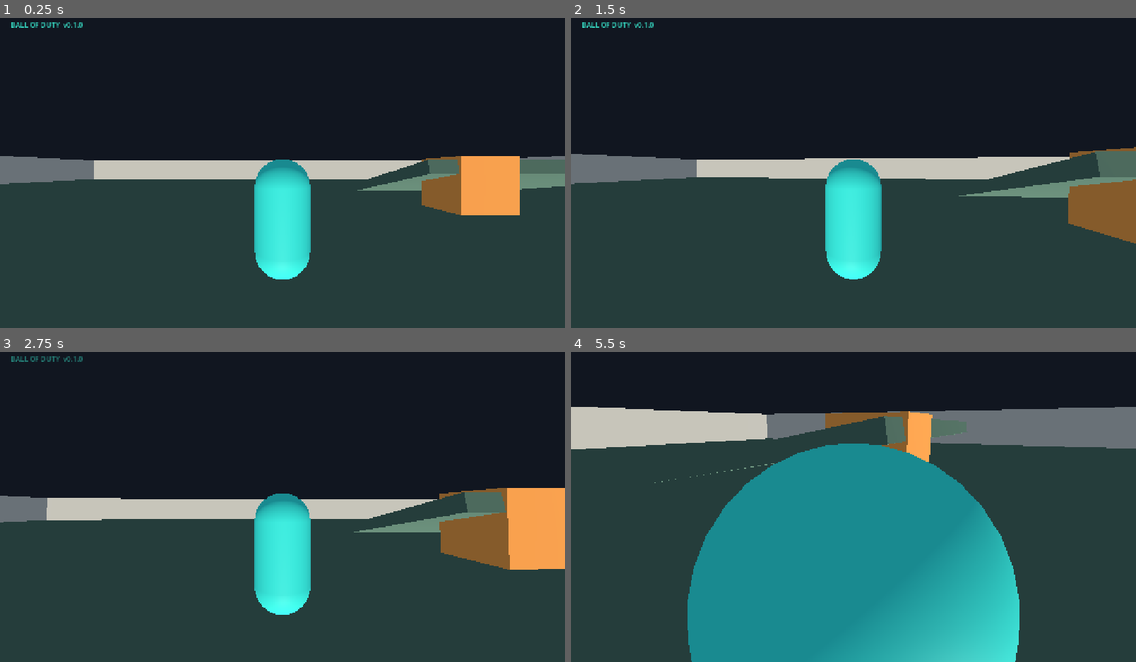
Above: before the commit, frames 1-4 (two rows, left to right).
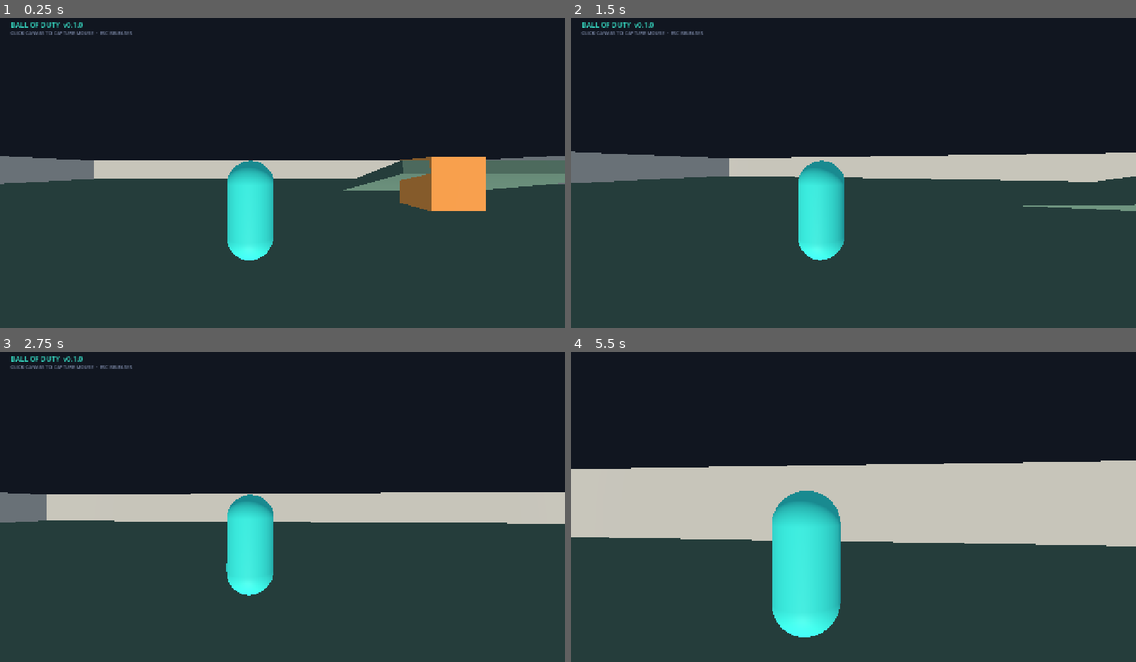
Above: after the commit, the same moments.

Repository: amirrezaalavi/ballofduty
Game: Godot game, scene res://scenes/main.tscn
Same seed, same stepped clock (60 frames per second), same inputs: the game is played once before the commit and once after it.
Inputs (mouse positions are in pixels of both pictures, inside the frame that each line leads up to):
- Up to frame 1 (0.25 s): no input
- Up to frame 2 (1.5 s): tap Enter at 0.5 s; move the mouse to (881, 166) at 0.52 s; hold W (move_forward) from 0.53 s (still down); click (881, 166) at 0.6 s; tap Space (jump) at 0.77 s; move the mouse to (825, 169) at 1.27 s; right-click (825, 169) at 1.35 s
- Up to frame 3 (2.75 s): keep holding W (move_forward); tap Space (jump) at 1.52 s; click (254, 503) at 1.55 s; move the mouse to (293, 497) at 2.02 s; click (293, 497) at 2.1 s
- Up to frame 4 (5.5 s): move the mouse to (847, 507) at 2.77 s; tap Tab (scoreboard) at 2.85 s; tap Space (jump) at 3.02, 3.77, 4.52 s; click (847, 507) at 3.05 s; move the mouse to (893, 507) at 3.52 s; hold Shift (sprint) 3.53-4.28 s; click (893, 507) at 3.8 s; tap Escape (pause) at 4.15 s; move the mouse to (684, 457) at 4.27 s; release W (move_forward) at 4.28 s; hold A (move_left) 4.28-5.03 s; click (684, 457) at 4.35 s; move the mouse to (859, 503) at 5.02 s; hold W (move_forward) from 5.03 s (still down); hold Right mouse button (aim) from 5.03 s (still down); click (859, 503) at 5.3 s

The runs differ from the first frame. In frame 1, 7.9% of the frame differs, in the area x 0-100%, y 4-85%; in frame 2, 10%; in frame 3, 13%; in frame 4, 64%, in the area x 0-100%, y 17-100%.

Commit message:
CP0: fix ramp collision, hurtbox extents, spring arm offset, pointer-lock gesture, netcode budgets

Diff:
--- a/project.godot
+++ b/project.godot
@@ -15,6 +15,7 @@
 run/main_scene="res://scenes/main.tscn"
 config/features=PackedStringArray("4.7", "GL Compatibility")
 config/icon="res://icon.svg"
+run/flush_stdout_on_print=true
 
 [display]
 
@@ -102,6 +103,7 @@
 [physics]
 
 common/physics_ticks_per_second=30
+common/physics_interpolation=true
 3d/default_gravity=22.0
 
 [rendering]
@@ -109,3 +111,4 @@
 renderer/rendering_method="gl_compatibility"
 renderer/rendering_method.mobile="gl_compatibility"
 environment/defaults/default_clear_color=Color(0.043137, 0.054902, 0.086275, 1)
+textures/vram_compression/import_s3tc_bptc=true
--- a/scenes/characters/player.tscn
+++ b/scenes/characters/player.tscn
@@ -5,6 +5,13 @@
 [sub_resource type="CapsuleShape3D" id="Capsule_body"]
 radius = 0.4
 height = 1.7
+
+[sub_resource type="CapsuleShape3D" id="Shape_hit_body"]
+radius = 0.4
+height = 1.2
+
+[sub_resource type="SphereShape3D" id="Shape_hit_head"]
+radius = 0.24
 
 [sub_resource type="CapsuleMesh" id="Mesh_body"]
 radius = 0.4
@@ -30,12 +37,14 @@
 transform = Transform3D(1, 0, 0, 0, 1, 0, 0, 0, 1, 0, 0.85, 0)
 shape = SubResource("Capsule_body")
 
-[node name="Mesh" type="MeshInstance3D" parent="."]
+[node name="Visual" type="Node3D" parent="."]
+
+[node name="Mesh" type="MeshInstance3D" parent="Visual"]
 transform = Transform3D(1, 0, 0, 0, 1, 0, 0, 0, 1, 0, 0.85, 0)
 mesh = SubResource("Mesh_body")
 material_override = SubResource("Mat_body")
 
-[node name="Face" type="MeshInstance3D" parent="."]
+[node name="Face" type="MeshInstance3D" parent="Visual"]
 transform = Transform3D(1, 0, 0, 0, 1, 0, 0, 0, 1, 0, 1.15, -0.34)
 mesh = SubResource("Mesh_body")
 material_override = SubResource("Mat_face")
@@ -48,7 +57,7 @@
 
 [node name="CollisionShape3D" type="CollisionShape3D" parent="BodyHurtbox"]
 transform = Transform3D(1, 0, 0, 0, 1, 0, 0, 0, 1, 0, 0.6, 0)
-shape = SubResource("Capsule_body")
+shape = SubResource("Shape_hit_body")
 
 [node name="HeadHurtbox" type="Area3D" parent="."]
 collision_layer = 8
@@ -56,19 +65,18 @@
 monitoring = false
 
 [node name="CollisionShape3D" type="CollisionShape3D" parent="HeadHurtbox"]
-transform = Transform3D(1, 0, 0, 0, 1, 0, 0, 0, 1, 0, 1.65, 0)
-shape = SubResource("Capsule_body")
+transform = Transform3D(1, 0, 0, 0, 1, 0, 0, 0, 1, 0, 1.49, 0)
+shape = SubResource("Shape_hit_head")
 
 [node name="CameraPivot" type="Node3D" parent="."]
-transform = Transform3D(1, 0, 0, 0, 1, 0, 0, 0, 1, 0, 1.55, 0)
+transform = Transform3D(1, 0, 0, 0, 1, 0, 0, 0, 1, 0.55, 1.55, 0)
 
 [node name="SpringArm3D" type="SpringArm3D" parent="CameraPivot"]
-spring_length = 3.0
+spring_length = 3.6
 margin = 0.15
 collision_mask = 1
 
 [node name="Camera3D" type="Camera3D" parent="CameraPivot/SpringArm3D"]
-transform = Transform3D(1, 0, 0, 0, 1, 0, 0, 0, 1, 0.55, 0, 0)
 current = true
 fov = 75.0
 near = 0.05
--- a/scenes/maps/arena_greybox.tscn
+++ b/scenes/maps/arena_greybox.tscn
@@ -16,6 +16,12 @@
 
 [sub_resource type="BoxShape3D" id="Shape_floor"]
 size = Vector3(60, 0.5, 60)
+
+[sub_resource type="BoxMesh" id="Mesh_ramp"]
+size = Vector3(10, 0.5, 10)
+
+[sub_resource type="BoxShape3D" id="Shape_ramp"]
+size = Vector3(10, 0.5, 10)
 
 [sub_resource type="StandardMaterial3D" id="Mat_wall"]
 albedo_color = Color(0.760784, 0.729412, 0.65098, 1)
@@ -134,12 +140,11 @@
 transform = Transform3D(1, 0, 0, 0, 0.983844, 0.17903, 0, -0.17903, 0.983844, 10, 0.75, -9)
 
 [node name="CollisionShape3D" type="CollisionShape3D" parent="Ramp"]
-shape = SubResource("Shape_floor")
+shape = SubResource("Shape_ramp")
 
 [node name="MeshInstance3D" type="MeshInstance3D" parent="Ramp"]
-mesh = SubResource("Mesh_floor")
+mesh = SubResource("Mesh_ramp")
 material_override = SubResource("Mat_floor")
-scale = Vector3(0.166667, 1, 0.166667)
 
 [node name="Spawn01" type="Marker3D" parent="."]
 transform = Transform3D(1, 0, 0, 0, 1, 0, 0, 0, 1, -20, 0.1, -20)
--- a/scripts/game/main.gd
+++ b/scripts/game/main.gd
@@ -7,14 +7,17 @@
 
 func _ready() -> void:
 	var user_args := OS.get_cmdline_user_args()
-	if user_args.has("--server"):
+	if OS.has_feature("dedicated_server") or user_args.has("--server"):
 		_start_server(user_args)
 	elif DisplayServer.get_name() != "headless":
-		Input.mouse_mode = Input.MOUSE_MODE_CAPTURED
 		_show_boot_version()
 
 
 func _start_server(args: PackedStringArray) -> void:
+	# Do not let a headless server spin a core. 60 FPS keeps the main loop
+	# responsive while the 30 Hz physics tick does the simulation.
+	Engine.max_fps = 60
+
 	var port := DEFAULT_PORT
 	var port_index := args.find("--port")
 	if port_index >= 0 and port_index + 1 < args.size():
@@ -27,6 +30,10 @@
 		local_player.queue_free()
 
 	print("BALL_OF_DUTY server stub listening on port %d (transport arrives in CP4a)" % port)
+	get_tree().create_timer(0.75).timeout.connect(
+		func() -> void:
+			print("BALL_OF_DUTY server tick=%d" % Engine.get_physics_frames())
+	)
 
 
 ## Temporary CP0 boot stamp. Replaced by the real HUD in CP1/CP3.
@@ -43,7 +50,15 @@
 	label.add_theme_color_override("font_color", Color(0.215686, 0.878431, 0.784314))
 	layer.add_child(label)
 
+	var hint := Label.new()
+	hint.text = "CLICK CANVAS TO CAPTURE MOUSE  ·  ESC RELEASES"
+	hint.position = Vector2(24, 42)
+	hint.add_theme_font_size_override("font_size", 11)
+	hint.add_theme_color_override("font_color", Color(0.49, 0.54, 0.66))
+	layer.add_child(hint)
+
 	var tween := create_tween()
-	tween.tween_interval(2.5)
+	tween.tween_interval(3.5)
 	tween.tween_property(label, "modulate:a", 0.0, 0.6)
+	tween.parallel().tween_property(hint, "modulate:a", 0.0, 0.6)
 	tween.tween_callback(layer.queue_free)
--- a/scripts/player/player_controller.gd
+++ b/scripts/player/player_controller.gd
@@ -35,8 +35,8 @@
 func _ready() -> void:
 	_gravity = float(ProjectSettings.get_setting("physics/3d/default_gravity", 22.0))
 	camera.fov = normal_fov
-	if DisplayServer.get_name() != "headless":
-		Input.mouse_mode = Input.MOUSE_MODE_CAPTURED
+	# Never request pointer lock here: browsers require a user gesture and will
+	# silently reject it. The first click on the canvas captures the mouse.
 
 
 func _unhandled_input(event: InputEvent) -> void:
@@ -47,17 +47,16 @@
 	elif event is InputEventMouseButton and event.pressed and event.button_index == MOUSE_BUTTON_LEFT:
 		if Input.mouse_mode != Input.MOUSE_MODE_CAPTURED:
 			Input.mouse_mode = Input.MOUSE_MODE_CAPTURED
+			# Consume the capture click so it does not also fire the weapon.
 			get_viewport().set_input_as_handled()
 
 
+func _notification(what: int) -> void:
+	if what == NOTIFICATION_APPLICATION_FOCUS_OUT and DisplayServer.get_name() != "headless":
+		Input.mouse_mode = Input.MOUSE_MODE_VISIBLE
+
+
 func _process(delta: float) -> void:
-	if Input.is_action_just_pressed("pause") and DisplayServer.get_name() != "headless":
-		Input.mouse_mode = (
-			Input.MOUSE_MODE_VISIBLE
-			if Input.mouse_mode == Input.MOUSE_MODE_CAPTURED
-			else Input.MOUSE_MODE_CAPTURED
-		)
-
 	var target_fov := scope_fov if Input.is_action_pressed("aim") else normal_fov
 	camera.fov = move_toward(camera.fov, target_fov, scope_speed * delta)
 
--- a/tests/headless/smoke_test.gd
+++ b/tests/headless/smoke_test.gd
@@ -23,13 +23,17 @@
 		"gl_compatibility",
 		"renderer is Compatibility"
 	)
+	_check(
+		bool(ProjectSettings.get_setting("physics/common/physics_interpolation")),
+		"physics interpolation is enabled"
+	)
 	for action: String in REQUIRED_ACTIONS:
 		_check(InputMap.has_action(action), "input action exists: " + action)
 
 	_check_scene("res://scenes/main.tscn", ["Arena", "Player"])
 	_check_scene("res://scenes/characters/player.tscn",
-		["CollisionShape3D", "BodyHurtbox", "HeadHurtbox", "CameraPivot"])
-	_check_scene("res://scenes/maps/arena_greybox.tscn", ["Floor", "Spawn01", "Spawn08"])
+		["CollisionShape3D", "Visual", "BodyHurtbox", "HeadHurtbox", "CameraPivot"])
+	_check_scene("res://scenes/maps/arena_greybox.tscn", ["Floor", "Ramp", "Spawn01", "Spawn08"])
 
 	var player_scene := load("res://scenes/characters/player.tscn") as PackedScene
 	if player_scene:
@@ -42,7 +46,38 @@
 		var head_hurtbox := player.get_node_or_null("HeadHurtbox") as Area3D
 		_check(body_hurtbox != null and body_hurtbox.collision_layer == 8, "body hurtbox on hurtbox layer")
 		_check(head_hurtbox != null and head_hurtbox.collision_layer == 8, "head hurtbox on hurtbox layer")
+
+		if body_hurtbox:
+			var body_shape := body_hurtbox.get_node("CollisionShape3D") as CollisionShape3D
+			var capsule := body_shape.shape as CapsuleShape3D
+			_check(capsule != null, "body hurtbox is a capsule")
+			if capsule:
+				_check(is_equal_approx(capsule.height, 1.2), "body hurtbox excludes the head")
+				var body_bottom := body_shape.position.y - capsule.height * 0.5
+				_check(body_bottom >= -0.01, "body hurtbox does not extend below the floor")
+
+		if head_hurtbox:
+			var head_shape := head_hurtbox.get_node("CollisionShape3D") as CollisionShape3D
+			var sphere := head_shape.shape as SphereShape3D
+			_check(sphere != null, "head hurtbox is a sphere")
+			if sphere:
+				var head_top := head_shape.position.y + sphere.radius
+				_check(head_top <= 1.75, "head hurtbox is inside the avatar silhouette")
+
+		_check_equal(player.collision_mask, 1, "player collides with world only (no predicted body collisions)")
 		player.free()
+
+	var arena_scene := load("res://scenes/maps/arena_greybox.tscn") as PackedScene
+	if arena_scene:
+		var arena := arena_scene.instantiate()
+		var ramp_shape := arena.get_node("Ramp/CollisionShape3D") as CollisionShape3D
+		_check(ramp_shape != null, "ramp has a collision shape")
+		if ramp_shape:
+			var ramp_box := ramp_shape.shape as BoxShape3D
+			_check(ramp_box != null, "ramp uses a box shape")
+			if ramp_box:
+				_check(ramp_box.size == Vector3(10, 0.5, 10), "ramp collision matches the 10x10 m mesh")
+		arena.free()
 
 	print("smoke: %d checks, %d failure(s)" % [_checks, _failures])
 	quit(1 if _failures > 0 else 0)
Binary file changed: docs/checkpoints/cp0-web-boot.png
Not shown, added: docs/checkpoints/cp0-web-boot.png.import
Not shown, changed: export_presets.cfg
Not shown: 1 places in scenes/maps/arena_greybox.tscn that only renumber resources
Not shown, changed: README.md
Not shown, changed: docs/ARCHITECTURE.md
Not shown, changed: docs/PLAN.md
Not shown, changed: docs/ROADMAP.md
Not shown, changed: docs/SETUP.md
Not shown, changed: tools/check.sh
Not shown, added: tools/serve.sh
